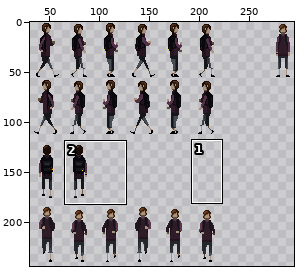
Sprite sheet: src/LostAndFound.Core/Assets/Images/Player/PlayerAnimations.png. The picture above shows the old version from afar; the outline marks the close-up.
Close-up. Before:
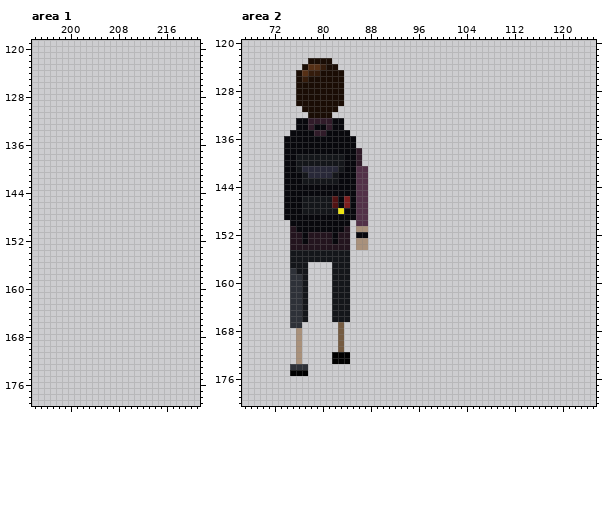
The file is 300x300 pixels. Colours within 5 levels of each other are drawn and written as one. Shown: area 1: x 194..221, y 119..179; area 2: x 67..125, y 120..180. The wide view leaves out empty margins. The commit also changed other parts of the picture, which this record leaves out.
Now the later version:
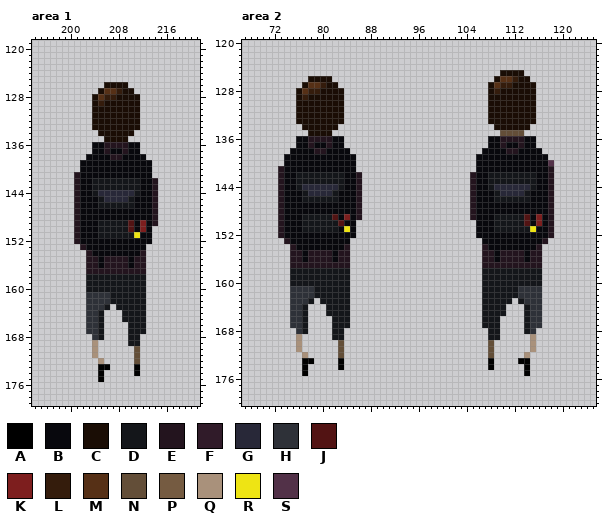
Palette (. is transparent): A #000000  B #08080d  C #1a0d05  D #14161a  E #23141e  F #301b29  G #282838  H #2e3138  J #521313  K #7d1e1e  L #341c0c  M #563016  N #634e38  P #755b41  Q #a9917b  R #eee414  S #523148
The edit:
Changed rows in their new state; - is an unchanged pixel.
Area 1:
first column x 201:
126 -----CCCC-----
127 ----CMMLCC----
128 ---CMLLCCCC---
129 ---CLCCCCCC---
130 ---CCCCCCCC---
131 ---CCCCCCCC---
132 ---CCCCCCCC---
133 ---CCCCCCCC---
134 ----CCCCCC----
135 -----CCCC-----
136 ---BBEEEEBB---
137 ---BBEBBEBB---
138 --BBBBEEBBBB--
139 -BBBBBBBBBBBB-
140 -BBBBBBBBBBBB-
141 EBBBBBBBBBBBB-
142 EBBDDDDDDDDBBE
143 EBBDDDDDDDDBBE
144 EBBDGGGGGGDBBE
145 EBBBDGGGGDBBBE
146 EBBBDDDDDDBBBE
147 EBBBBBBBBBBBBE
148 EBBBBBBBBBBBBE
149 EBBBDDDDDJBKBE
150 EBBBDDDDDJBKB-
151 EBBBDDDDDDRBB-
152 EBBBBBBBBBBBB-
153 -EBBBBBBBBBB--
154 --EBBBBBBBBE--
155 --EEBEEEEBEE--
156 --EEBEEEEBEE--
157 --EEEEEEEEEE--
158 --DDDDDDDDDD--
159 --DDDDDDDDDD--
160 --DDDDDDDDDD--
161 --HHHHDDDDDD--
162 --HHHHDDDDDD--
163 --HHHD-DDDDD--
164 --HHD---DDDD--
165 --HHD---DDDD--
166 --HHD----DDD--
167 --HHD----DDD--
168 ---HD----DD---
169 ---Q-----DD---
170 ---Q------N---
171 ---Q------N---
172 ----Q-----N---
173 ----AA----A---
174 ----A-----A---
175 ----A---------
Area 2:
first column x 73:
123 -----....-------------------------------------
124 ----......------------------------------------
125 ---........--------------------------CCCC-----
126 ---..----..-------------------------CMMLCC----
127 ---.-MML--.------------------------CMLLCCCC---
128 ----MLL----------------------------CLCCCCCC---
129 ----L------------------------------CCCCCCCC---
130 -----------------------------------CCCCCCCC---
131 ---C------C------------------------CCCCCCCC---
132 ---CC----CC------------------------CCCCCCCC---
133 ---CCCCCCCC------------------------CCCCCCCC---
134 ---.CCCCCC.-------------------------CCCCCC----
135 --...CCCC...-------------------------NNNN-----
136 -..--EEEE--..----------------------BBEEEEBB---
137 -..--E--E--..----------------------BBEBBEBB---
138 -.----EE----..--------------------BBBBEEBBBB--
139 ---BBBBBBBB--.-------------------BBBBBBBBBBBB-
140 ---BBBBBBBB--.-------------------BBBBBBBBBBBBS
141 E--BBBBBBBB--..------------------BBBBBBBBBBBBE
142 E--D-DDDD-D--E.-----------------EBBDDDDDDDDBBE
143 E--D------D--E.-----------------EBBDDDDDDDDBBE
144 E--DGGGGGGD--E.-----------------EBBDGGGGGGDBBE
145 E---DGGGGD---E.-----------------EBBBDGGGGDBBBE
146 E--------D-B-E.-----------------EBBBDDDDDDBBBE
147 E---BBBBBB-B-E.-----------------EBBBBBBBBBBBBE
148 E---BBBBBBB--E.-----------------EBBBBBBBBBBBBE
149 E---DDDDDJ-K-E.-----------------EBBBDDDDDJBKBE
150 EB--DDDDDDJ-B..------------------BBBDDDDDJBKBE
151 EBB-DDDDDD-RB..------------------BBBDDDDDDRBBE
152 EBBB-BBBB-BBB..------------------BBBBBBBBBBBBE
153 -EBB-BBBB-BB-..-------------------BBBBBBBBBBE-
154 ---BBBBBBBB--..-------------------EBBBBBBBBE--
155 --EEBEEEEBEE----------------------EEBEEEEBEE--
156 --EEBEEEEBEE----------------------EEBEEEEBEE--
157 --EEEEEEEEEE----------------------EEEEEEEEEE--
158 --D--DDDD-------------------------DDDDDDDDDD--
159 --DD-DDDD-------------------------DDDDDDDDDD--
160 --DD-DDDD-------------------------DDDDDDDDDD--
161 ----HHDDD-------------------------DDDDDDHHHH--
162 ----HHDDD-------------------------DDDDDDHHHH--
163 ----HD-DD-------------------------DDDDD-DHHH--
164 --------D-------------------------DDDD---DHH--
165 --------D-------------------------DDDD---DHH--
166 ----------------------------------DDD----DHH--
167 ----D----DDD----------------------DDD----DHH--
168 ---HD----DD------------------------DD----DH---
169 ---------DD------------------------DD-----Q---
170 ----------N------------------------N------Q---
171 ----------N------------------------N------Q---
172 ---.Q----.N.-----------------------N-----Q----
173 ---.AA---.-.-----------------------A----AA----
174 --..A-----A------------------------A-----A----
175 --..-------------------------------------A----
Where, in picture pixels (left, top, right, bottom), the same in both close-ups:
added: (74, 82, 158, 382)
changed: (278, 58, 368, 376)
added: (470, 70, 554, 376)
